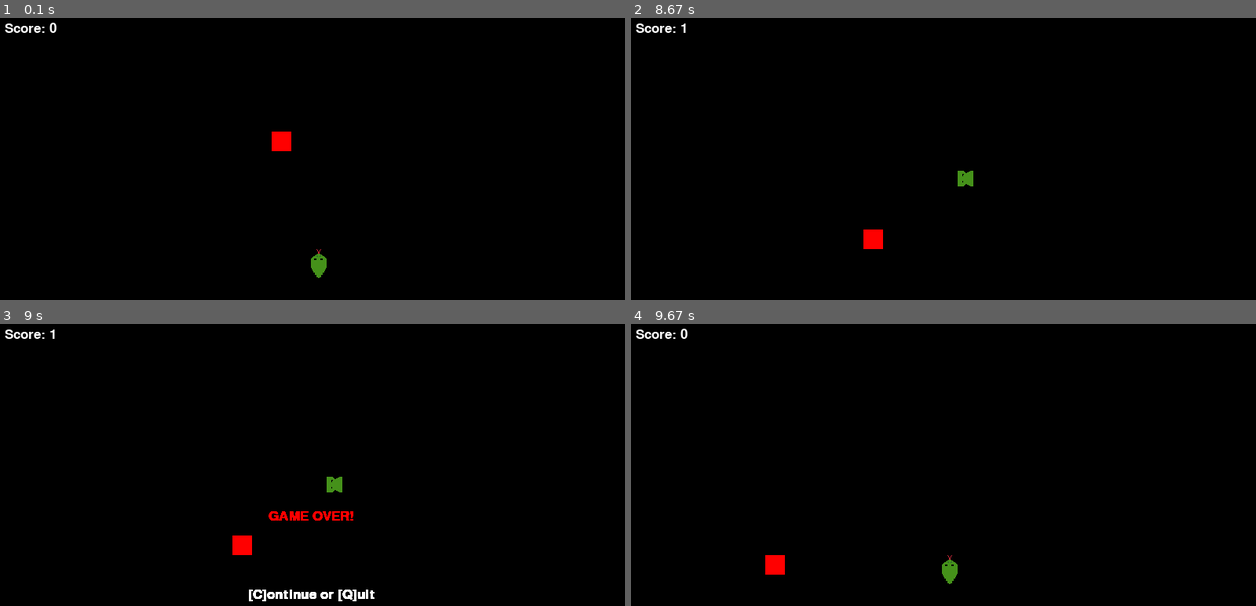
Above: before the commit, frames 1-4 (two rows, left to right).
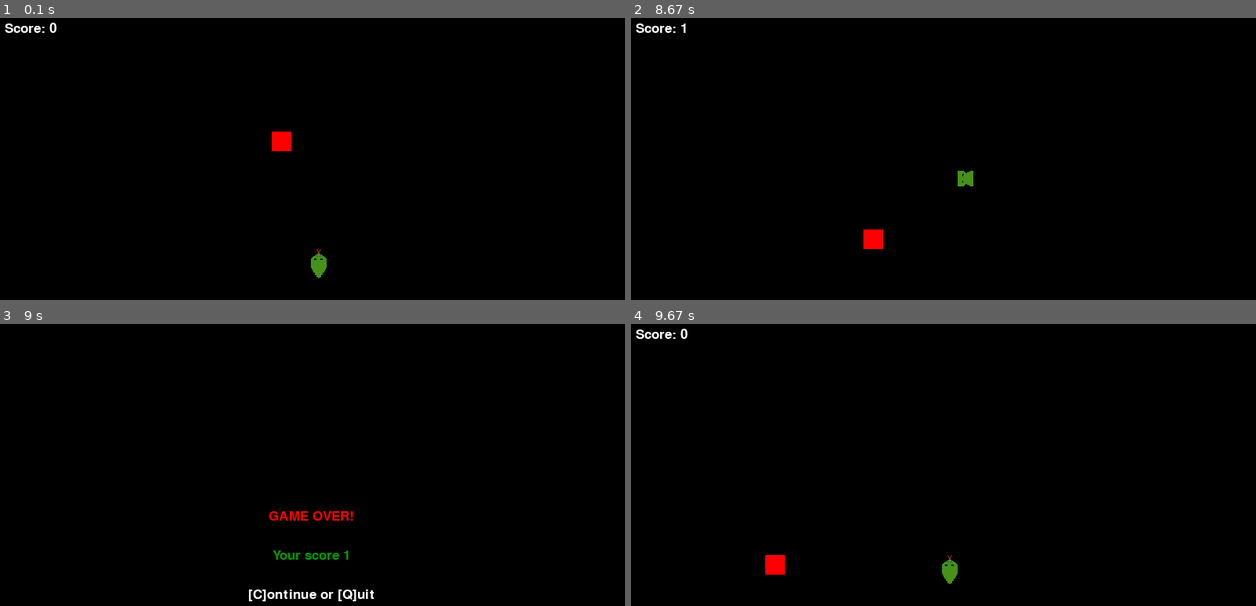
Above: after the commit, the same moments.

Repository: dinghino/pygame-snake
Game: pygame game, started from main.py
Same seed, same stepped clock (60 frames per second), same inputs: the game is played once before the commit and once after it. The source is Python 2; it was converted automatically to run under Python 3.
Inputs:
- Up to frame 1 (0.1 s): no input
- Up to frame 2 (8.67 s): hold D 0.33-0.8 s; hold W 0.83-1.13 s; hold D 1.17-1.63 s; hold A 1.67-2.2 s; hold S 2.23-2.53 s; tap C at 2.57 s; hold A 2.9-3.3 s; hold W 3.33-3.7 s; hold D 3.73-4.37 s; hold S 4.4-4.77 s; hold A 4.8-5.27 s; hold D 5.3-5.77 s; hold W 5.8-6.1 s; hold D 6.13-6.6 s; hold A 6.63-7.17 s; hold S 7.2-7.5 s; hold A 7.53-7.93 s; hold W 7.97-8.33 s; hold D from 8.37 s (still down); tap  at 8.52 s
- Up to frame 3 (9 s): keep holding D
- Up to frame 4 (9.67 s): release D at 9 s; tap C at 9.43 s

Frames 1-2 are identical in both runs. In frame 3, 1.0% of the frame differs, in the area x 0-60%, y 1-99%; in frame 4, nothing differs.

Commit message:
add score to game over screen

Diff:
--- a/main.py
+++ b/main.py
@@ -418,7 +418,9 @@
 
     def gameOverLoop(self):
         '''Game Over loop that runs when self.gameOver is True. '''
-        self.textCentered('GAME OVER!', RED, -50)
+        self.game.fill(BLACK)
+        self.textCentered('GAME OVER!', RED, y_displace=-50)
+        self.textCentered('Your score %s' % self.appleEaten, GREEN)
         self.textCentered('[C]ontinue or [Q]uit', y_displace=50)
         pygame.display.update()
 
